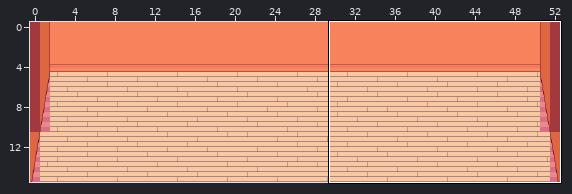
Two states of a Tiled map (JSON), maps/gym.json. Above, an overview of the earlier version with the close-up marked.
Close-up. Earlier state:
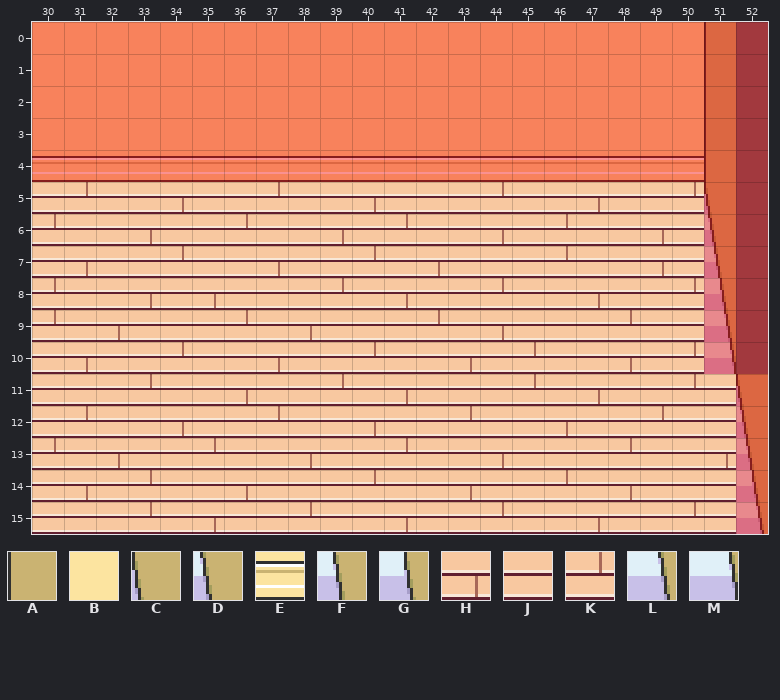
Cells are 16x16 px. Shown: x 30..52, y 0..15. The commit also changed other parts of the map, which this record leaves out.
Key: from "layer0": A 1, B 2, C 31, D 61, E 62, F 91, G 121, H 147, J 148, K 149, L 151, M 181.
_ is an empty cell.
Layers that did not change in this view are not listed.
Layer "layer0" before, first column x 30:
 0 BBBBBBBBBBBBBBBBBBBBBA_
 1 BBBBBBBBBBBBBBBBBBBBBA_
 2 BBBBBBBBBBBBBBBBBBBBBA_
 3 BBBBBBBBBBBBBBBBBBBBBA_
 4 EEEEEEEEEEEEEEEEEEEEEA_
 5 JKJJHJJKJJHJJJKJJHJJKC_
 6 KJJHJJKJJHJKJJHJKJJHJD_
 7 JHJJKJJHJJKJHJJJKJJHJF_
 8 KJJHJHJJJKJHJJKJJHJJKG_
 9 KJHJJJKJHJJJKJHJJJKJJL_
10 JHJJKJJHJJKJJHJKJJHJKM_
11 JJJKJJHJJKJHJJJKJHJJKJC
12 JKJJHJJKJJHJJKJJHJJKJJD
13 KJHJJKJJHJJKJJHJJJKJJHF
14 JHJKJJHJJJKJJHJJKJHJJJG
15 JJJKJHJJKJJHJJKJJHJJKJL
The result:
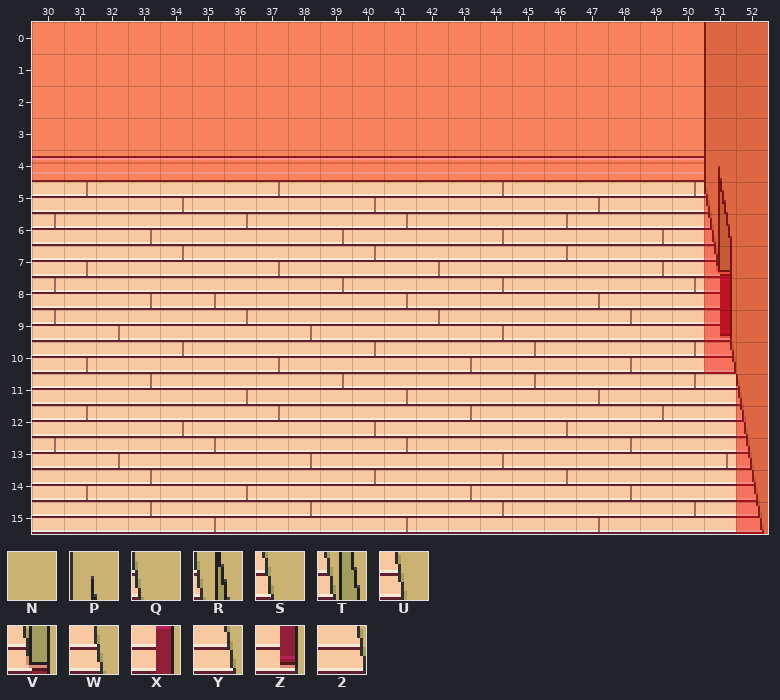
Further tiles: from "layer0": N 175, P 179, Q 207, R 209, S 237, T 239, U 267, V 269, W 297, X 299, Y 327, Z 329, 2 359.
Difference:
Changed rows in their new state; . is an unchanged cell.
Layer "layer0":
first column x 51:
 0 .N
 1 .N
 2 .N
 3 .N
 4 PN
 5 RN
 6 TN
 7 VN
 8 XN
 9 ZN
10 2N
11 .Q
12 .S
13 .U
14 .W
15 .Y
Boxes around the changes in both close-ups, in picture pixels (x1, y1, x2, y2):
changed: (704, 22, 768, 534)
